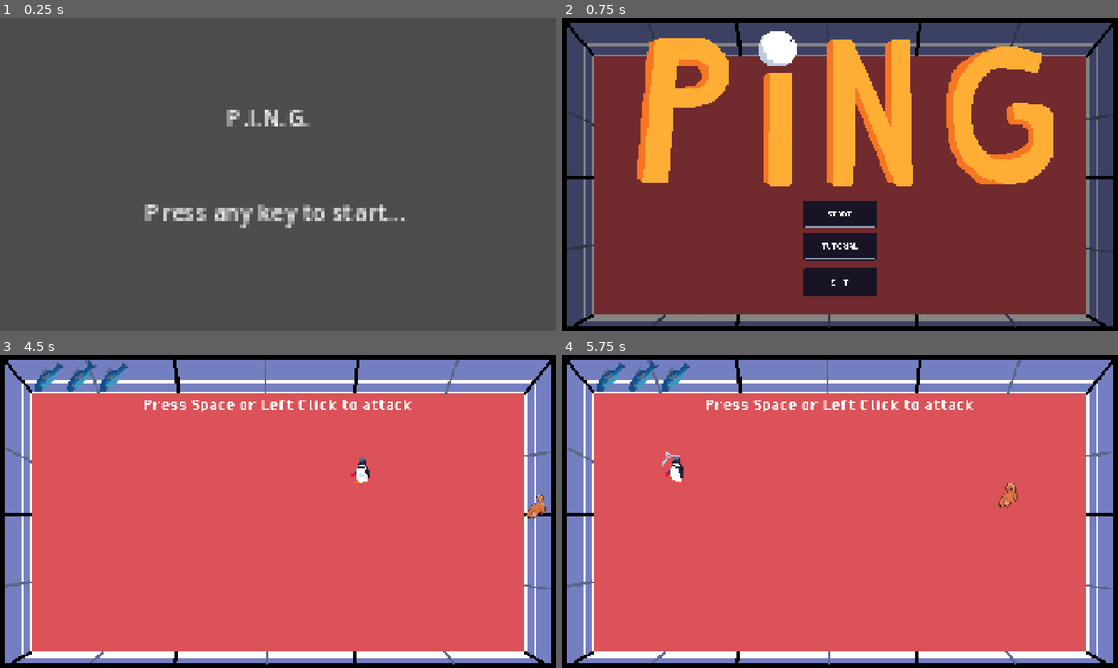
Above: before the commit, frames 1-4 (two rows, left to right).
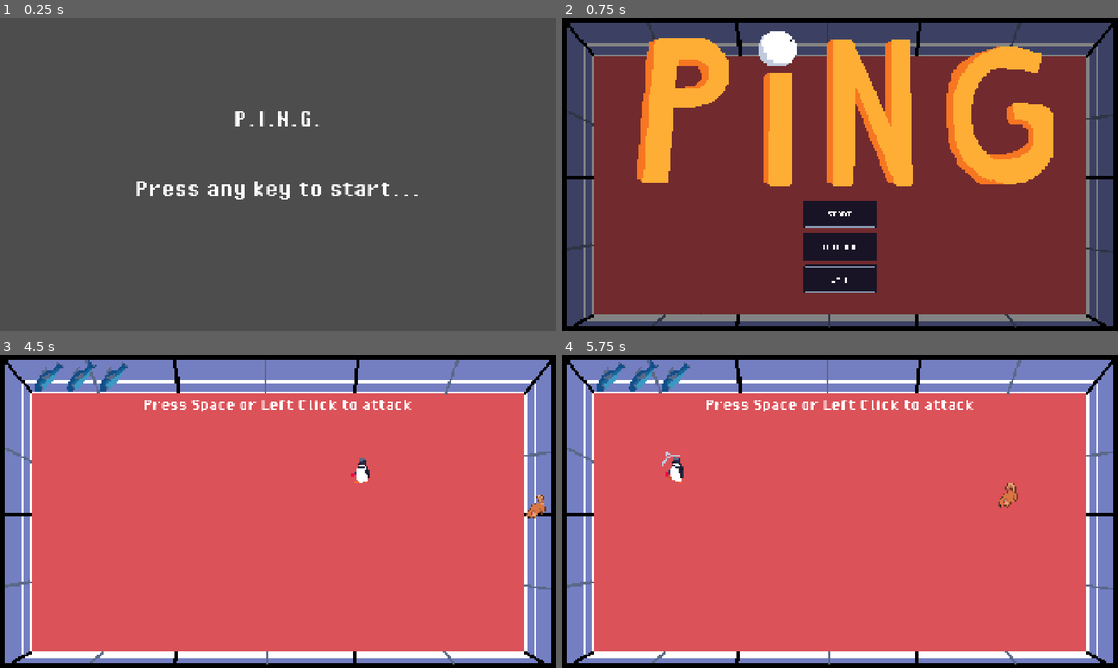
Above: after the commit, the same moments.

Repository: NicholasNg380/PING
Game: Godot game, scene res://scenes/mainScenes/start_screen.tscn
Same seed, same stepped clock (60 frames per second), same inputs: the game is played once before the commit and once after it. Sound files missing from this copy of the repository are replaced by a short silence.
Inputs (mouse positions are in pixels of both pictures, inside the frame that each line leads up to):
- Up to frame 1 (0.25 s): no input
- Up to frame 2 (0.75 s): tap Enter at 0.5 s; move the mouse to (962, 158) at 0.52 s; hold D (right) from 0.53 s (still down); tap Space (hit) at 0.6 s
- Up to frame 3 (4.5 s): release D (right) at 1.25 s; click (278, 583) at 1.25 s; tap Space (hit) at 2, 2.75, 2.85, 3.5, 4.25, 4.35 s; move the mouse to (166, 527) at 2.02 s; hold S (down) 2.03-2.78 s; tap Shift (shift) at 2.1, 3.6 s; move the mouse to (333, 442) at 2.77 s; hold D (right) 2.78-3.53 s; move the mouse to (250, 574) at 3.52 s; hold W (up) 3.53-4.28 s; move the mouse to (444, 558) at 4.27 s; hold A (left) from 4.28 s (still down)
- Up to frame 4 (5.75 s): keep holding A (left); tap Space (hit) at 5 s; move the mouse to (673, 464) at 5.02 s; tap Shift (shift) at 5.1 s

The runs differ from the first frame. In frame 1, 2.8% of the frame differs, in the area x 24-76%, y 29-68%; in frame 2, 0.5%; in frame 3, less than 0.1%; in frame 4, nothing differs.

Commit message:
Fixed offcenter Start Screen and Main Menu Screen. Gave all important things z-indexes so that the player renders ontop of enemies.

Diff:
--- a/scenes/Stages/stage.tscn
+++ b/scenes/Stages/stage.tscn
@@ -4,6 +4,7 @@
 [ext_resource type="Texture2D" uid="uid://dlp3ap4a62hwc" path="res://assets/sprites/floor.png" id="2_r0lwy"]
 
 [node name="Stage" type="Node2D" unique_id=1157750663]
+z_index = -10
 
 [node name="RightWall" parent="." unique_id=1463864088 groups=["Wall"] instance=ExtResource("1_n7d6h")]
 visible = false
--- a/scenes/Stages/stage_1.tscn
+++ /dev/null
@@ -1,7 +0,0 @@
-[gd_scene format=3 uid="uid://biyi27mohykob"]
-
-[ext_resource type="PackedScene" uid="uid://crefqb2cbiq7e" path="res://scenes/Stages/stage.tscn" id="1_wpk5g"]
-
-[node name="Stage1" type="Node2D" unique_id=1321113434]
-
-[node name="Stage" parent="." unique_id=1157750663 instance=ExtResource("1_wpk5g")]
--- a/scenes/mainScenes/Game.tscn
+++ b/scenes/mainScenes/Game.tscn
@@ -2,7 +2,7 @@
 
 [ext_resource type="Script" uid="uid://dy5t37f1cgmdo" path="res://scripts/controllers/game_controller.gd" id="1_cpr0p"]
 [ext_resource type="PackedScene" uid="uid://bpbyjy6wsbxg3" path="res://scenes/objects/Player.tscn" id="1_wbfu4"]
-[ext_resource type="PackedScene" uid="uid://biyi27mohykob" path="res://scenes/Stages/stage_1.tscn" id="2_23i5p"]
+[ext_resource type="PackedScene" uid="uid://crefqb2cbiq7e" path="res://scenes/Stages/stage.tscn" id="2_ga1gc"]
 [ext_resource type="PackedScene" uid="uid://cufenlfm85bbc" path="res://scenes/mainScenes/UpgradeScreen.tscn" id="3_cpr0p"]
 [ext_resource type="FontFile" uid="uid://bffxar07whxsc" path="res://assets/pixel_operator/PixelOperator-Bold.ttf" id="5_ekv5x"]
 [ext_resource type="Script" uid="uid://b8kg3iivnanvn" path="res://scenes/mainScenes/camera_2d.gd" id="5_ga1gc"]
@@ -107,7 +107,7 @@
 
 [node name="CurrentLevel" type="Node2D" parent="." unique_id=232713459]
 
-[node name="Stage" parent="CurrentLevel" unique_id=1321113434 instance=ExtResource("2_23i5p")]
+[node name="Stage" parent="CurrentLevel" unique_id=1157750663 instance=ExtResource("2_ga1gc")]
 
 [node name="EnemySpawn" type="Path2D" parent="." unique_id=905543411]
 position = Vector2(5.0000153, 44.50003)
@@ -132,7 +132,7 @@
 
 [node name="UpgradeUI" parent="." unique_id=2110234102 instance=ExtResource("3_cpr0p")]
 visible = false
-z_index = 2
+z_index = 100
 anchors_preset = 8
 anchor_left = 0.5
 anchor_top = 0.5
@@ -146,6 +146,7 @@
 grow_vertical = 2
 
 [node name="Score" type="Label" parent="." unique_id=1073988844]
+z_index = 100
 offset_left = 696.0
 offset_top = -524.0
 offset_right = 891.0
@@ -156,6 +157,7 @@
 vertical_alignment = 1
 
 [node name="Combo" type="Label" parent="." unique_id=323696222]
+z_index = 100
 offset_left = -151.0
 offset_top = -514.0
 offset_right = 154.0
@@ -166,12 +168,12 @@
 text = "COMBO: 1x"
 
 [node name="HealthBar" parent="." unique_id=711747170 instance=ExtResource("6_83o3o")]
-z_index = 1
+z_index = 100
 offset_bottom = -418.0
 
 [node name="DeathScreen" parent="." unique_id=663415795 instance=ExtResource("7_1mgfw")]
 visible = false
-z_index = 2
+z_index = 200
 offset_left = -958.0
 offset_top = -556.0
 offset_right = 970.0
@@ -180,6 +182,7 @@
 
 [node name="WinGameScreen" parent="." unique_id=1968487832 instance=ExtResource("8_awoay")]
 visible = false
+z_index = 200
 offset_left = -966.0
 offset_top = -546.0
 offset_right = -960.0
--- a/scenes/mainScenes/UpgradeScreen.tscn
+++ b/scenes/mainScenes/UpgradeScreen.tscn
@@ -5,6 +5,7 @@
 
 [node name="UpgradeUI" type="Control" unique_id=61529160]
 process_mode = 3
+z_index = 100
 layout_mode = 3
 anchors_preset = 0
 offset_right = 1920.0
--- a/scenes/mainScenes/main_menu.tscn
+++ b/scenes/mainScenes/main_menu.tscn
@@ -90,8 +90,6 @@
 
 [sub_resource type="StyleBoxEmpty" id="StyleBoxEmpty_nl3u7"]
 
-[sub_resource type="StyleBoxEmpty" id="StyleBoxEmpty_ud58m"]
-
 [sub_resource type="StyleBoxEmpty" id="StyleBoxEmpty_kabec"]
 
 [node name="MainMenu" type="Node2D" unique_id=1255990202]
@@ -132,13 +130,13 @@
 icon_alignment = 1
 expand_icon = true
 
-[node name="Tutorial" type="Button" parent="ButtonManager" unique_id=1718411002]
+[node name="Tutorial" type="Button" parent="ButtonManager" unique_id=551467689]
 layout_mode = 0
 offset_left = 835.0
 offset_top = 740.0
 offset_right = 1085.0
-offset_bottom = 837.0
-theme_override_styles/normal = SubResource("StyleBoxEmpty_ud58m")
+offset_bottom = 840.0
+theme_override_styles/normal = SubResource("StyleBoxEmpty_nl3u7")
 icon = ExtResource("5_f5aaq")
 icon_alignment = 1
 expand_icon = true
@@ -146,9 +144,9 @@
 [node name="Quit" type="Button" parent="ButtonManager" unique_id=1999158445]
 layout_mode = 0
 offset_left = 835.0
-offset_top = 862.0
+offset_top = 852.0
 offset_right = 1086.0
-offset_bottom = 962.0
+offset_bottom = 952.0
 theme_override_styles/normal = SubResource("StyleBoxEmpty_kabec")
 icon = ExtResource("4_f5aaq")
 icon_alignment = 1
--- a/scenes/mainScenes/start_screen.tscn
+++ b/scenes/mainScenes/start_screen.tscn
@@ -1,6 +1,7 @@
 [gd_scene format=3 uid="uid://6sgprx4vwf7o"]
 
 [ext_resource type="Script" uid="uid://ceamboyr7i8hl" path="res://scripts/controllers/start_screen.gd" id="1_2187v"]
+[ext_resource type="FontFile" uid="uid://bffxar07whxsc" path="res://assets/pixel_operator/PixelOperator-Bold.ttf" id="2_retk3"]
 
 [node name="StartScreen" type="Node2D" unique_id=982245132]
 script = ExtResource("1_2187v")
@@ -8,20 +9,23 @@
 [node name="Logo" type="Sprite2D" parent="." unique_id=948999381]
 
 [node name="LogoStandin" type="Label" parent="." unique_id=1524730888]
-offset_left = 860.0
-offset_top = 350.0
-offset_right = 917.0
-offset_bottom = 373.0
-scale = Vector2(5, 5)
+offset_left = 760.0
+offset_top = 300.0
+offset_right = 1160.0
+offset_bottom = 400.0
 pivot_offset = Vector2(19, 16.5)
+theme_override_fonts/font = ExtResource("2_retk3")
+theme_override_font_sizes/font_size = 90
 text = "P.I.N.G."
+horizontal_alignment = 1
 
 [node name="AnyKeyToPlay" type="Label" parent="." unique_id=26920320]
-offset_left = 860.0
-offset_top = 675.0
-offset_right = 1040.0
-offset_bottom = 698.0
-scale = Vector2(5, 5)
+offset_left = 460.0
+offset_top = 540.0
+offset_right = 1460.0
+offset_bottom = 640.0
 pivot_offset = Vector2(90, 16.5)
+theme_override_fonts/font = ExtResource("2_retk3")
+theme_override_font_sizes/font_size = 90
 text = "Press any key to start..."
 horizontal_alignment = 1
--- a/scenes/objects/Player.tscn
+++ b/scenes/objects/Player.tscn
@@ -289,6 +289,7 @@
 }
 
 [node name="Player" type="CharacterBody2D" unique_id=250388077 groups=["Player"]]
+z_index = 5
 collision_layer = 2
 collision_mask = 11
 platform_floor_layers = 0
Not shown: 1 places in scenes/mainScenes/UpgradeScreen.tscn that only renumber resources
